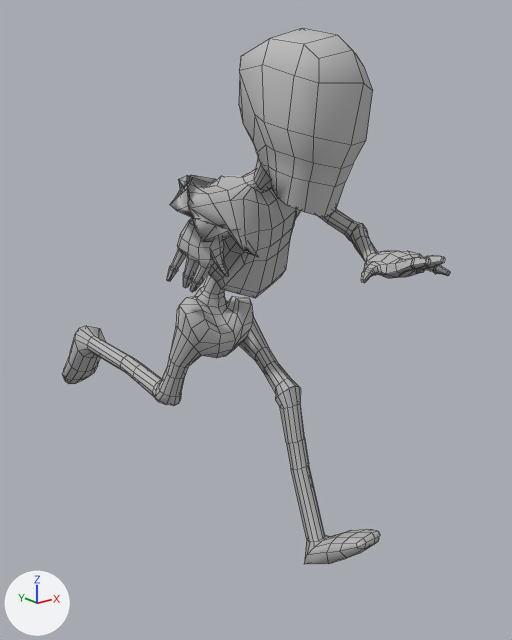
Two versions of the Blender file Assets/FBX/Enemy Models/Skeleton.blend, one commit apart.
Both versions are drawn from a 50 mm camera at (-3.9, -5.45, 9.06) aimed at (0.32, -0.17, 6.95). Arrows for +X, +Y and +Z are at lower left; the lights stay in place. Both versions are drawn at frame 40 of the action 'Running_Attack'; the numbers are the values there. Mesh edges are drawn as thin lines.

In view in the first picture: 'skeleton2:RoadKillOut'.
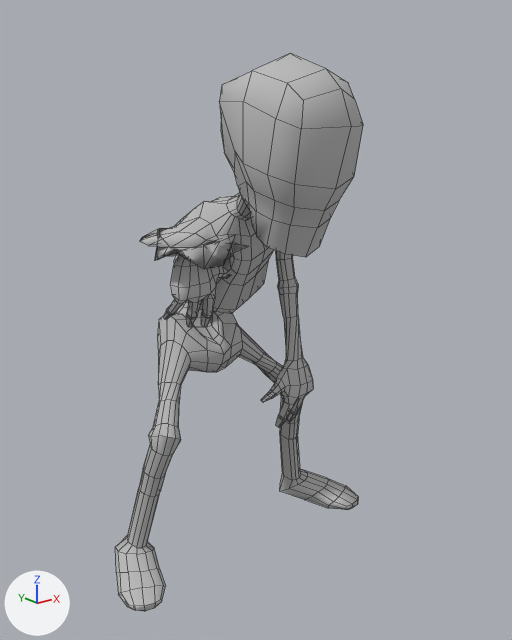
Where the change shows, as pixel boxes (x1, y1, x2, y2) in the pictures (512 x 640 px):
'skeleton2:RoadKillOut', posed (36% narrower): before (63, 28, 450, 564); after (115, 53, 363, 611)

What the commit changed:
Bone 'neck' (bone_neck) turns from (28, 0, 1) to (21, 0, 0) degrees about its own x, y and z.
Bone 'f_middle.L' (bone_f_middle_l) turns from (-11, -20, 8) to (0, 0, 0) degrees about its own x, y and z.
Bone 'f_middle.01.L' (bone_f_middle_01_l) turns from (-369, -5, 5) to (-329, -4, 10) degrees about its own x, y and z.
Bone 'f_ring.L' (bone_f_ring_l) turns from (-7, -21, 11) to (0, 0, 0) degrees about its own x, y and z.
Bone 'f_ring.01.L' (bone_f_ring_01_l) turns from (-365, -5, 8) to (-328, 2, -6) degrees about its own x, y and z.
Bone 'f_pinky.L' (bone_f_pinky_l) turns from (-3, -21, 11) to (0, 0, 0) degrees about its own x, y and z.
Bone 'f_pinky.01.L' (bone_f_pinky_01_l) turns from (-345, -4, -3) to (-321, 11, -31) degrees about its own x, y and z.
Bone 'thumb.R' (bone_thumb_r) turns from (27, -5, 12) to (0, 0, 0) degrees about its own x, y and z.
Bone 'f_middle.R' (bone_f_middle_r) turns from (-14, -1, 7) to (0, 0, 0) degrees about its own x, y and z.
Bone 'f_middle.01.R' (bone_f_middle_01_r) turns from (33, -1, 7) to (20, -6, -23) degrees about its own x, y and z.
Bone 'f_ring.R' (bone_f_ring_r) turns from (-15, -1, -1) to (0, 0, 0) degrees about its own x, y and z.
Bone 'f_ring.01.R' (bone_f_ring_01_r) turns from (28, 2, 15) to (35, -1, -16) degrees about its own x, y and z.
Bone 'f_pinky.R' (bone_f_pinky_r) turns from (-12, -2, -8) to (0, 0, 0) degrees about its own x, y and z.
Bone 'f_pinky.01.R' (bone_f_pinky_01_r) turns from (5, 4, 18) to (48, -7, 18) degrees about its own x, y and z.
Bone 'shoulder.L' (bone_shoulder_l) turns from (18, 0, -12) to (9, 0, -12) degrees about its own x, y and z.
Bone 'shoulder.R' (bone_shoulder_r) turns from (6, 0, 5) to (8, 0, 10) degrees about its own x, y and z.
Bone 'hand.ik.R' (bone_hand_ik_r) moves from (0.395, 0.055, -0.512) to (0.409, -0.285, -0.748).
Bone 'hand.ik.R' (bone_hand_ik_r) turns from (88, -16, -5) to (90, 7, -86) degrees about its own x, y and z.
Bone 'hand.ik.L' (bone_hand_ik_l) moves from (-0.538, -0.618, -0.301) to (-0.6, -0.315, -0.705).
Bone 'hand.ik.L' (bone_hand_ik_l) turns from (-2, -5, 90) to (86, -4, 69) degrees about its own x, y and z.
Bone 'head' (bone_head) turns from (-7, 0, -5) to (-14, -2, -6) degrees about its own x, y and z.
Bone 'foot.ik.R' (bone_foot_ik_r) moves from (-0.047, 0.757, 0.64) to (-0.291, 0.0, 0.0).
Bone 'foot.ik.R' (bone_foot_ik_r) turns from (-130, -1, 3) to (0, 0, -25) degrees about its own x, y and z.
Bone 'foot.ik.L' (bone_foot_ik_l) moves from (-0.006, -0.494, 0.034) to (0.303, 0.0, 0.0).
Bone 'foot.ik.L' (bone_foot_ik_l) turns from (42, 0, 0) to (0, 0, 21) degrees about its own x, y and z.
Bone 'torso' (bone_torso) moves from (0.0, 0.0, -0.118) to (-0.081, 0.0, -0.14).
Bone 'torso' (bone_torso) turns from (22, 0, 0) to (16, 0, 0) degrees about its own x, y and z.
Bone 'chest' (bone_chest) turns from (0, 3, -1) to (22, 1, 6) degrees about its own x, y and z.
Bone 'spine' (bone_spine) turns from (4, -2, -4) to (0, 0, 0) degrees about its own x, y and z.
